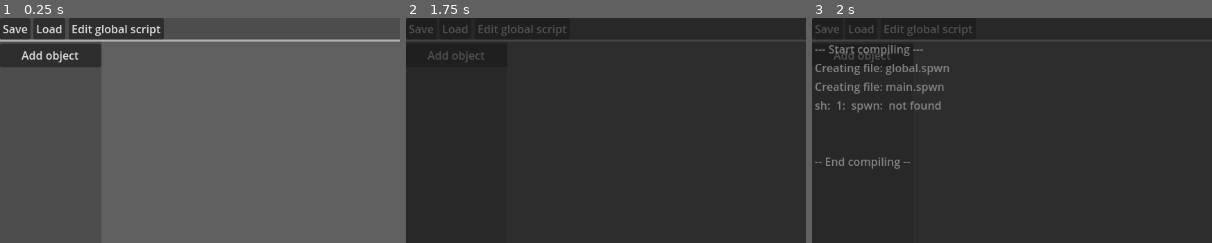
Above: before the commit, frames 1-3 (left to right).
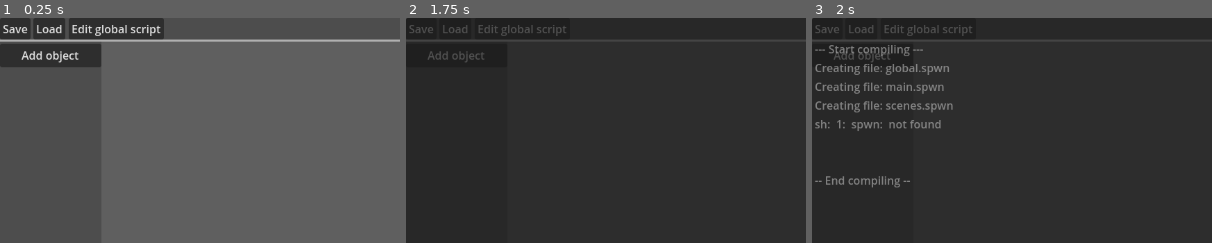
Above: after the commit, the same moments.

Repository: dash-engine/Dash-Engine
Game: Godot game, scene res://main.tscn
Two runs of this game, one before a commit and one after it. Both use one fixed random seed, a clock stepped at 60 frames per second and the inputs below.
Inputs (mouse positions are % of the whole screen's width and height, from its top left):
- Up to frame 1 (0.25 s): no input
- Up to frame 2 (1.75 s): click (93, 8) at 0.52 s; type "Alex" at 0.6 s; click "Compile" at 1.25 s
- Up to frame 3 (2 s): no input
The pictures show only the part of the screen within x 0-50%, y 0-50%; the shares and areas given below are measured in that part.

Frames 1-2 are identical in both runs. In frame 3, 1.7% of the frame differs, in the area x 0-36%, y 36-76%.
Error before the commit: Attempt to call function 'get_open_error' in base 'null instance' on a null instance. (res://scripts/compiler.gd:95)
Error after the commit: Attempt to call function 'get_open_error' in base 'null instance' on a null instance. (res://scripts/compiler.gd:120)

Commit message:
progress on scene system

Diff:
--- a/global.gd
+++ b/global.gd
@@ -10,7 +10,9 @@
 
 
 const sceneGroup = 1001
+const maxScenes = 1000
 const maxObjects = 1000
+const camGroup = 6000
 
 var objectConainer = null
 
@@ -66,10 +68,13 @@
 		"group": group,
 	}
 
-func saveScene(uid, Name):
+func saveScene(uid, Name, group = -1):
+	if group == -1:
+		group == randi_range(camGroup,camGroup+2000)
 	project["scenes"][uid] = {
 		"uid": uid,
 		"name": Name,
+		"group": Name,
 	}
 
 func createFile():
--- a/scripts/compiler.gd
+++ b/scripts/compiler.gd
@@ -21,6 +21,14 @@
 					let Game = import "core.spwn";
 					Game.showWatermark();
 					"""
+
+	var scenesLibCode = """
+					hideAllScenes(){
+						for scene in %sg..%sg{
+							scene.alpha(0)
+						}
+					}
+					""" % [Global.sceneGroup,Global.maxScenes+Global.sceneGroup]
 
 	for object_id in Global.project["objects"]:
 		var object = Global.project["objects"][object_id]
@@ -59,7 +67,24 @@
 			GROUPS: [%sg, %sg, %sg]
 		});
 		object_%s.execute();\n""" % [uid, type, pos.x, pos.y, rotation, Global.sceneGroup, Global.sceneGroup+current_scene, objectGroup, uid.replace("-", "_")]
+	var sceneCenterX = 200
+	var sceneCenterY = 200
+	var currentCamGroup = 0
+	for scene in Global.project["scenes"]:
+		currentCamGroup+=1
+		main_script += """
+			// Create scenes
+			$.add(obj {
+				OBJ_ID: 60,
+				X: %s,
+				Y: %s,
+				ROTATION: 0,
+				GROUPS: %sg
+			});
+
+		""" % [sceneCenterX,sceneCenterY,currentCamGroup+Global.camGroup]
 	create_spwn("main", main_script)
+	create_spwn("scenes", scenesLibCode)
 	compileCommand()
 	Global.addToOutput("-- End compiling --",true)
 
--- a/scripts/parser.gd
+++ b/scripts/parser.gd
@@ -1,22 +1,15 @@
 extends Node
+
+## This is a parser for custom functions ##
 
 var function_map = [
 	{
-		"func": "create_object",
-		"arguments": ["object_id", "x", "y", "rotation", "groups"],
+		"func": "change_scene",
+		"arguments": ["sceneName"],
 		"command": """
-$.add(obj {
-	OBJ_ID: object_id,
-	X: {x},
-	Y: {y},
-	ROTATION: {rotation},
-	GROUPS: [{groups}]
-});"""
-	},
-	{
-		"func": "change_scene",
-		"arguments": ["sceneUID"],
-		"command": ""
+		Scene.hideScenes()
+		Scene.showScene{sceneName}()
+		"""
 	},
 ]
 
Not shown, changed: spwn/imports.spwn
